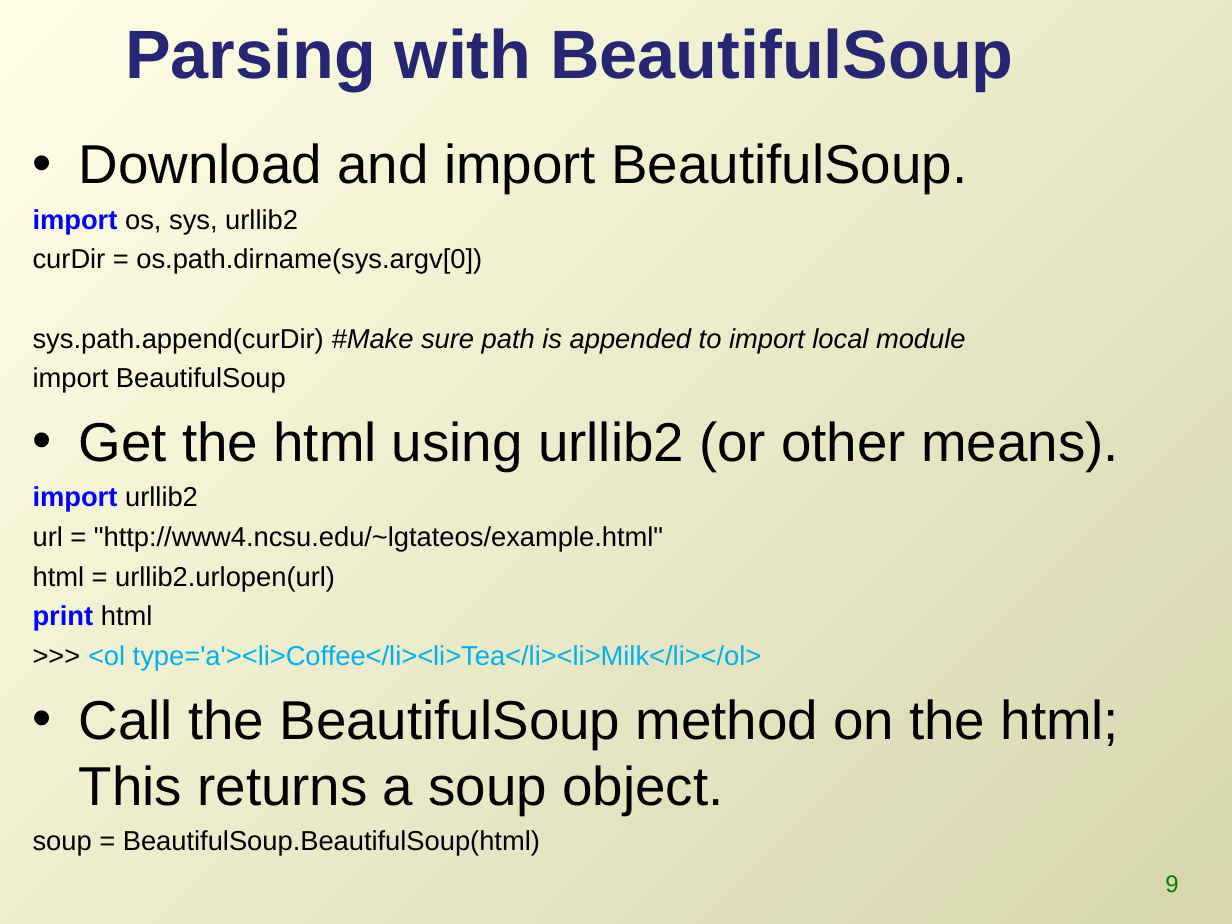
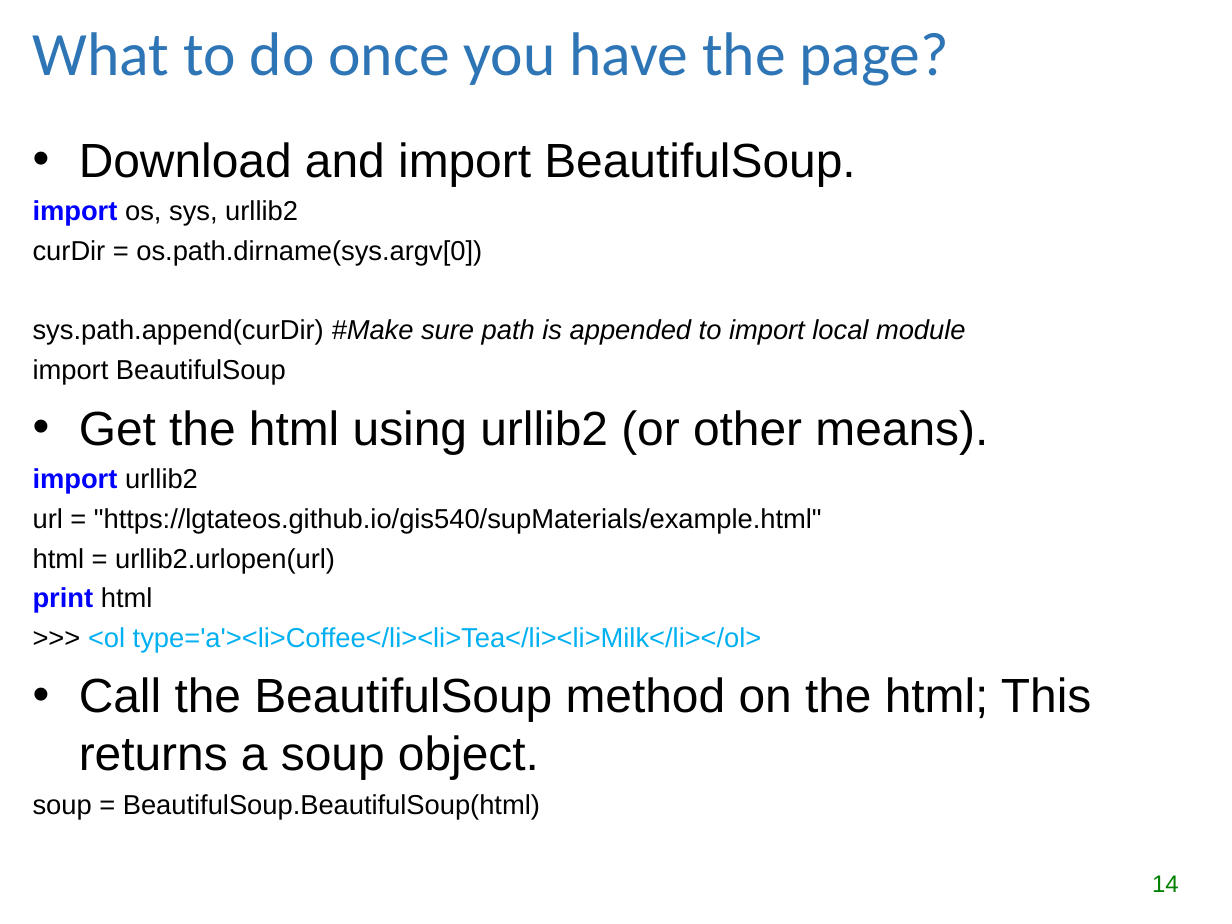
Before and after one commit to lgtateos/gis540, a slide deck: slide 14 of slides/parseMarkup.ppt (slide 9 before the commit). Drawn at 1232x924 pixels with LibreOffice and Linux fonts; fonts in the diff are those of the drawing. Boxes give left, top, right and bottom in pixels: in the first picture for what was removed or moved away, otherwise in the second. Text is boxed around its words. In the diff, an @@ line names an element or a change of style, - is before the commit and + after.

```diff
--- a/slides/parseMarkup.ppt
+++ b/slides/parseMarkup.ppt
@@ background gradient #FFFFE6 to #D7D6AE to #FFFFFF @@
@@ title removed at (125, 28, 1013, 91) @@
-Parsing with BeautifulSoup
@@ title added at (33, 32, 949, 86), 36 pt, text #2E75B6 @@
+What to do once you have the page?
@@ text at (79, 142, 1091, 779): size 32 to 28 pt in "Download and import BeautifulSoup.", "Get the html using urllib2 (or other ...", "Call the BeautifulSoup method on the html; ..."; less space between paragraphs @@
@@ text at (33, 508, 822, 534): text changed @@
-url = "http://www4.ncsu.edu/~lgtateos/example.html"
+url = "https://lgtateos.github.io/gis540/supMaterials/example.html"
@@ page number at (1152, 875, 1179, 892): text changed @@
-9
+14
```
Also in this commit, not shown: 15 other slides changed, 3 slides added, 3 slides removed.
